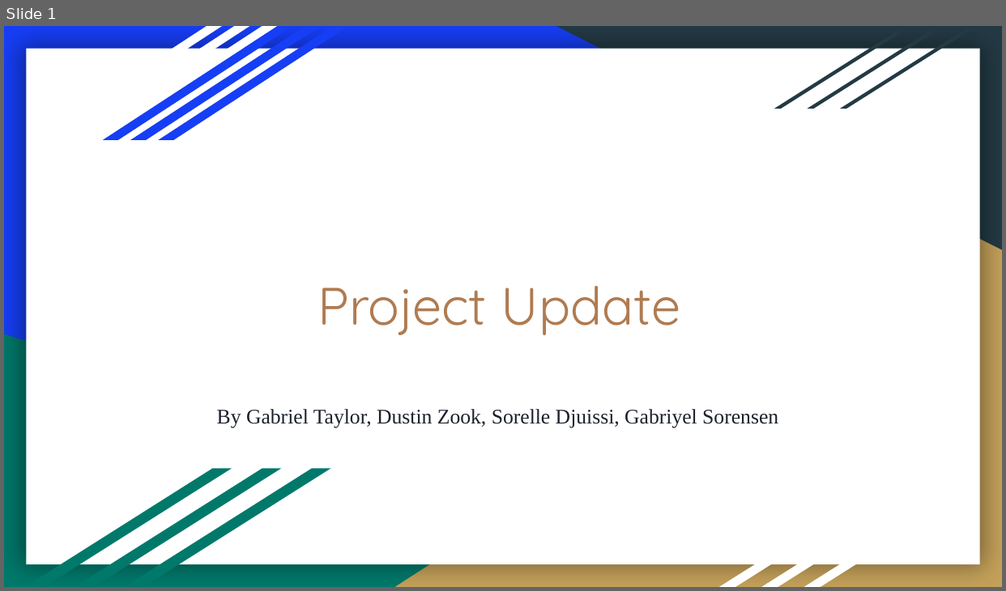
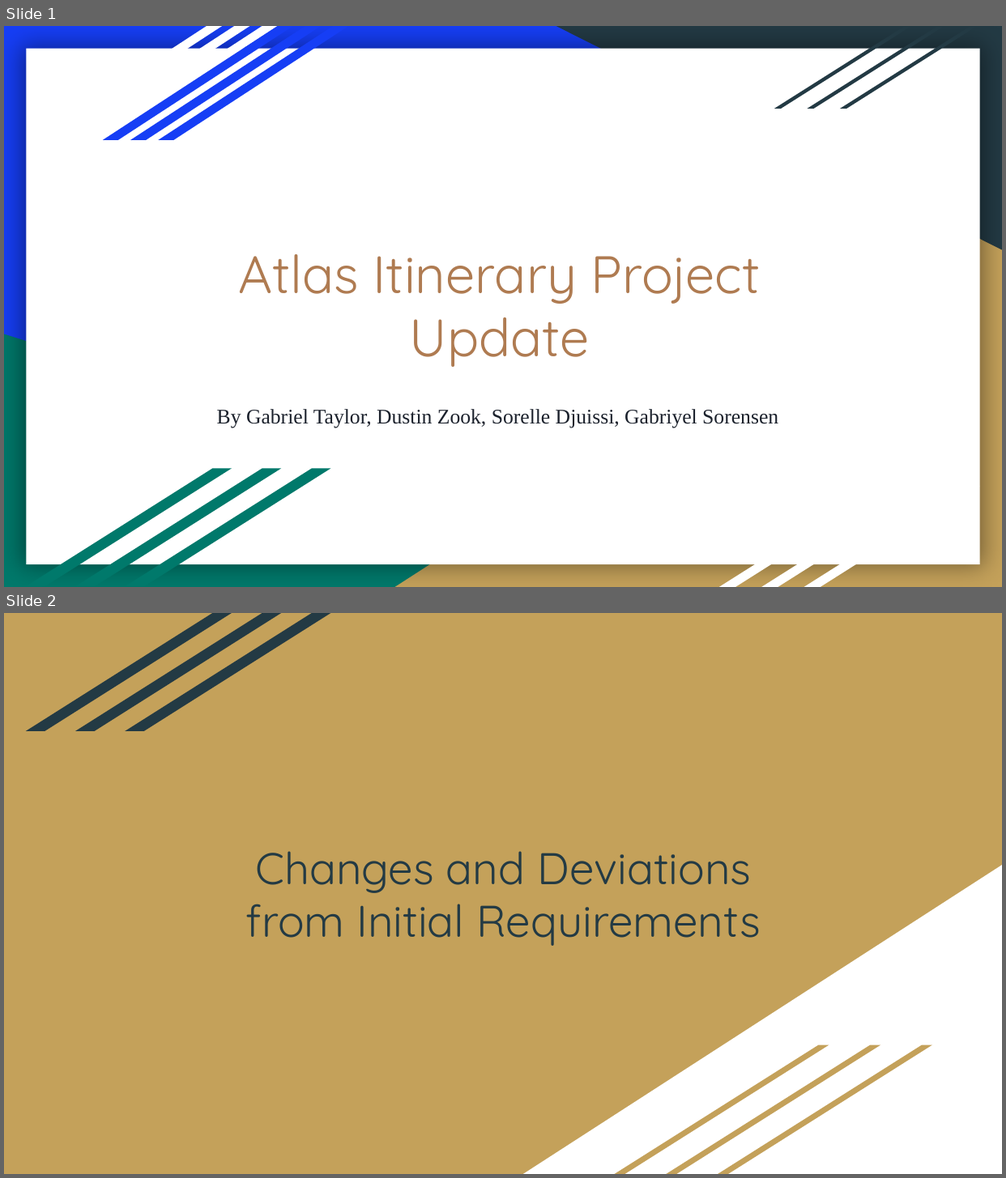
Before and after one commit to DustinWZook/Atlas-Itinerary, a slide deck: Documents/Progress Update/Project Update.pptx. Shown one above the other, each under a label of ours: slide 1 before the commit, slides 1 and 2 after it. The pictures are 1006x591 and 1006x1178 pixels, drawn with LibreOffice and Linux fonts; fonts in the diff are those of the drawing. Boxes give left, top, right and bottom in pixels: in the first picture for what was removed or moved away, otherwise in the second. Text is boxed around its words. In the diff, an @@ line names an element or a change of style, - is before the commit and + after.

```diff
--- a/Documents/Progress Update/Project Update.pptx
+++ b/Documents/Progress Update/Project Update.pptx
@@ slide 2 added at (4,613,1002,1174), background #C4A15A @@
@@ parallelogram added at (26,613,232,730), fill #233A44 @@
@@ parallelogram added at (74,613,280,730), fill #233A44 @@
@@ parallelogram added at (125,613,330,730), fill #233A44 @@
@@ title added at (246,851,760,946), 32 pt, text #233A44 @@
+Changes and Deviations from Initial Requirements
@@ right triangle added at (523,866,1002,1174), fill #FFFFFF @@
@@ parallelogram added at (615,1045,829,1174), fill #C4A15A @@
@@ parallelogram added at (667,1045,881,1174), fill #C4A15A @@
@@ parallelogram added at (718,1045,932,1174), fill #C4A15A @@
@@ slide 1 changed as well @@
@@ title at (239,254,760,367): text changed @@
-Project Update
+Atlas Itinerary Project Update
```
Also in this commit, not shown: 1 other slide changed, 16 other slides added, 8 slides removed, 1 other file.
